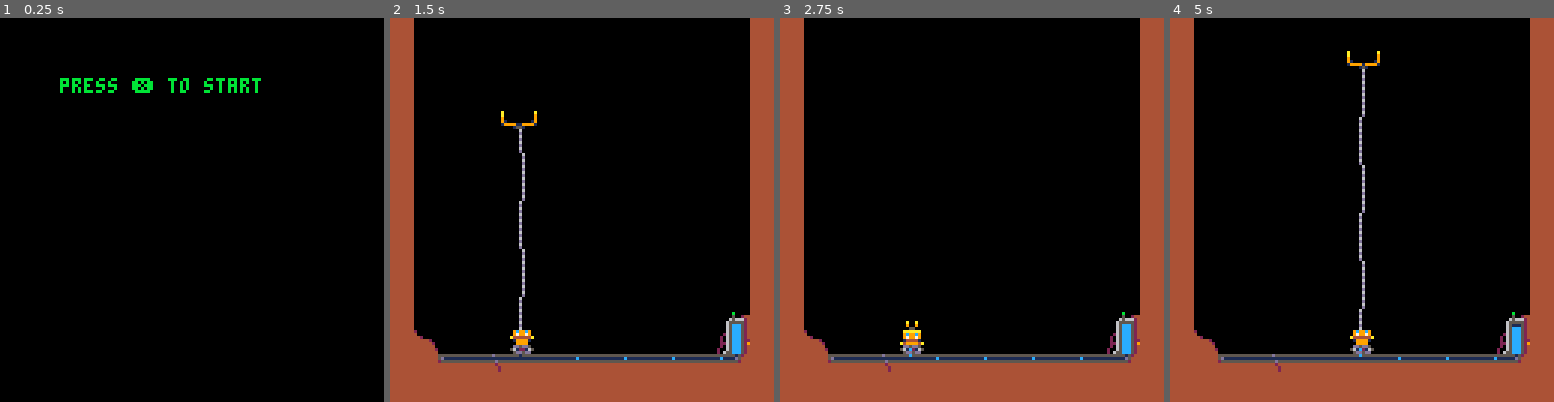
Above: before the commit, frames 1-4 (left to right).
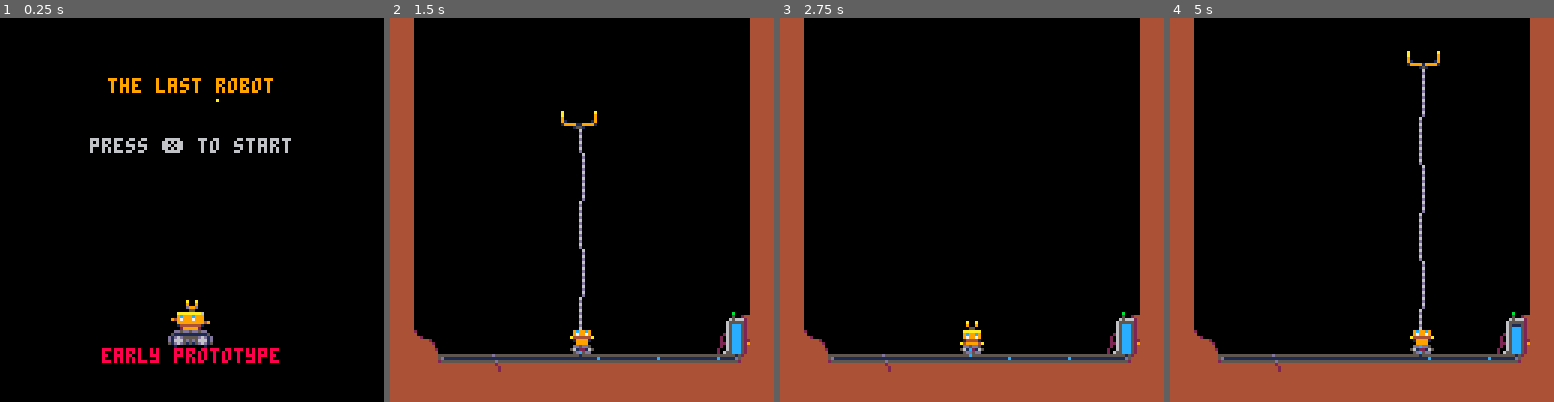
Above: after the commit, the same moments.

Repository: headjump/ld39
Game: PICO-8 cartridge crane.p8
Same seed, same stepped clock (60 frames per second), same inputs: the game is played once before the commit and once after it.
Inputs:
- Up to frame 1 (0.25 s): no input
- Up to frame 2 (1.5 s): tap X (X key) at 0.33, 1.07 s; tap O (Z key) at 0.7 s
- Up to frame 3 (2.75 s): hold Right 1.6-2.1 s; tap O (Z key) at 1.7, 2.1, 2.5 s; tap X (X key) at 1.85 s; hold Right from 2.47 s (still down)
- Up to frame 4 (5 s): tap O (Z key) every 0.4 s from 2.9 to 4.9 s; tap X (X key) at 2.97, 4.08 s; release Right at 3.03 s; hold Left 3.08-3.58 s; hold Right 4.02-4.68 s

The runs differ from the first frame. In frame 1, 3.7% of the frame differs, in the area x 15-76%, y 15-90%; in frame 2, 1.8%; in frame 3, 0.8%; in frame 4, 2.0%.

Commit message:
start and gameover screen + crane can run out of energy

Diff:
--- a/crane.p8
+++ b/crane.p8
@@ -13,24 +13,49 @@
 
 function sc_start()
  return {
-  upd=function()
+  blink=0,
+  grav={x=0,y=.12},
+  upd=function(st)
    if(btnp(4) or btnp(5)) then ngn_scene(sc_game(1)) end
+   st.blink+=timed(1)
+   if(st.blink>=30)then st.blink=0 end
+   if(rnd(1)<.4)then
+    ngn_part(
+     rnd(14*4)+36,24,-- x,y
+     0,1,-- sx,sy
+     .3,14,-- grav,lifetime
+     {1},-- sizes
+     {10,9,2},-- cols
+     .9) -- acc (default=1)
+   end
   end,
-  drw=function()
+  drw=function(st)
    cls()
-   print("press ❎ to start",20,20,11)
+   print("the last robot",36,20,9)
+   print("press ❎ to start",30,40,cond(st.blink<=15,6,5))
+   spr(cond(flr(st.blink/5)%2==0,1,3),56,94,2,2)
+   print("early prototype",34,110,8)
   end
  }
 end
 
-function sc_finished()
+function sc_gameover()
  return {
-  upd=function()
-   if(btnp(4) or btnp(5)) then ngn_scene(sc_start()) end
+  blink=0,
+  wait_till_btn=45,
+  upd=function(st)
+   if(st.wait_till_btn<=0 and (btnp(4) or btnp(5))) then ngn_scene(sc_start()) end
+   st.wait_till_btn-=timed(1)
+   if(st.wait_till_btn<=0)then
+    st.wait_till_btn=0
+    st.blink+=timed(1)
+    if(st.blink>=30)then st.blink=0 end
+   end
   end,
-  drw=function()
+  drw=function(st)
    cls()
-   print("you did it!",20,20,12)
+   print("you ran out of energy",22,20,8)
+   if(st.wait_till_btn<=0)then print("press ❎ to retry",30,40,cond(st.blink<=15,5,6)) end
   end
  }
 end
@@ -83,13 +108,18 @@
  return {x=x,y=y,layer=3,
   spd=0,dir=1,
   ani_cnt=0,
+  ttl_when_no_battery=45,
+  dead=false,
   driving=false,
   upd=function(e,st)
+   -- early exit when dead!!
+
+   -- alive:
    if((not st.claw) and (btnp(4) or btnp(5)))then
     st.claw=ngn_add(ent_claw(e))
    end
    local slowdown=function() e.spd*=timed_fac(.85) end
-   if(not st.claw)then
+   if(not st.claw and not e.dead)then
     -- set dir, driving
     if(btnp(0))then e.dir = -1 end
     if(btnp(1))then e.dir = 1 end
@@ -119,17 +149,28 @@
      {5,1},-- cols
      .9) -- acc (default=1)
    end
+   -- battery empty?
+   if(st.battery.amount<=0)then
+    e.ttl_when_no_battery-=timed(1)
+    if(e.ttl_when_no_battery<=0)then
+     e.dead=true
+    end
+   end
   end,
   drw=function(e,st)
-   if(not st.claw)then
-    -- rotate wheels when driving
-    spr(cond(e.driving and (flr(e.ani_cnt/5)%2==0), 5, 6),e.x,e.y,1,1,e.dir==1)
-    -- tiny claw
-    spr(23,e.x,e.y-8)
+   if(e.dead)then
+    return spr(38,e.x,e.y)
    else
-    -- duck to dispatch claw,
-    -- then look up
-    spr(cond(st.claw.lifetime<10,21,22),e.x,e.y,1,1,e.dir==1)
+    if(not st.claw)then
+     -- rotate wheels when driving
+     spr(cond(e.driving and (flr(e.ani_cnt/5)%2==0), 5, 6),e.x,e.y,1,1,e.dir==1)
+     -- tiny claw
+     spr(23,e.x,e.y-8)
+    else
+     -- duck to dispatch claw,
+     -- then look up
+     spr(cond(st.claw.lifetime<10,21,22),e.x,e.y,1,1,e.dir==1)
+    end
    end
    -- energy-pipe pixel
    rect(e.x+3,e.y+9,e.x+3,e.y+8,1)
@@ -146,10 +187,10 @@
     e.st="up"
    end
    if(e.st=="left")then
-    e.x-=timed(2)
+    e.x-=timed(2.5)
    elseif(e.st=="up")then
     e.x=crane.x+3
-    e.y-=.25
+    e.y-=timed(.25)
     if(e.y<=crane.y+5)then ngn_rem(e) return end
    end
   end,
@@ -195,21 +236,15 @@
 end
 
 function sc_game(level,easy)
- local crane=ent_crane(40,104)
- local drawmap={
-  layer=3,
-  drw=function(e) map(0,0,0,0,16,16) end
- }
+ local crane=ent_crane(60,104)
+ local drawmap={ layer=3, drw=function(e) map(0,0,0,0,16,16) end }
  local battery=ent_battery()
- local drawrope={
-  layer=3,
+ local drawrope={ layer=3,
   drw=function(_,st)
    if(not st.claw)then return end
-   for i=st.claw.y+8,st.crane.y,8 do
-    spr(24,st.claw.x-1+cond(i%30>15,1,0),i)
-   end
-  end
- }
+   for i=st.claw.y+8,st.crane.y,8 do spr(24,st.claw.x-1+cond(i%30>15,1,0),i) end
+  end}
+
  return {
   init=function(st)
    foreach({drawmap,drawrope,battery,crane},ngn_add)
@@ -217,7 +252,14 @@
    st.battery=battery
   end,
   grav={x=0,y=.12},
-  upd=function()
+  wait_after_death=3*30,
+  upd=function(st)
+   if(st.crane.dead)then
+    st.wait_after_death-=timed(1)
+    if(st.wait_after_death<=0)then
+     ngn_scene(sc_gameover())
+    end
+   end
   end,
  }
 end
@@ -672,7 +714,7 @@
 2100000000000000000000000000002100000000000000000000000000000000000000000000000000000000000000000000000000000000000000000000000000000000000000000000000000000000000000000000000000000000000000000000000000000000000000000000000000000000000000000000000000000000
 2100000000000000000000000000002100000000000000000000000000000000000000000000000000000000000000000000000000000000000000000000000000000000000000000000000000000000000000000000000000000000000000000000000000000000000000000000000000000000000000000000000000000000
 21000000000000000000000000000a2100000000000000000000000000000000000000000000000000000000000000000000000000000000000000000000000000000000000000000000000000000000000000000000000000000000000000000000000000000000000000000000000000000000000000000000000000000000
-21090000000000000000000000191a3900000000000000000000000000000000000000000000000000000000000000000000000000000000000000000000000000000000000000000000000000000000000000000000000000000000000000000000000000000000000000000000000000000000000000000000000000000000
+21090000000000000000000000191a2100000000000000000000000000000000000000000000000000000000000000000000000000000000000000000000000000000000000000000000000000000000000000000000000000000000000000000000000000000000000000000000000000000000000000000000000000000000
 21212423252323232323232323232a2100000000000000000000000000000000000000000000000000000000000000000000000000000000000000000000000000000000000000000000000000000000000000000000000000000000000000000000000000000000000000000000000000000000000000000000000000000000
 2121212121212121212121212121212100000000000000000000000000000000000000000000000000000000000000000000000000000000000000000000000000000000000000000000000000000000000000000000000000000000000000000000000000000000000000000000000000000000000000000000000000000000
 0000000000000000000000000000000000000000000000000000000000000000000000000000000000000000000000000000000000000000000000000000000000000000000000000000000000000000000000000000000000000000000000000000000000000000000000000000000000000000000000000000000000000000
Not shown, changed: 32 lines of the sprite sheet (__gfx__) section of crane.p8
